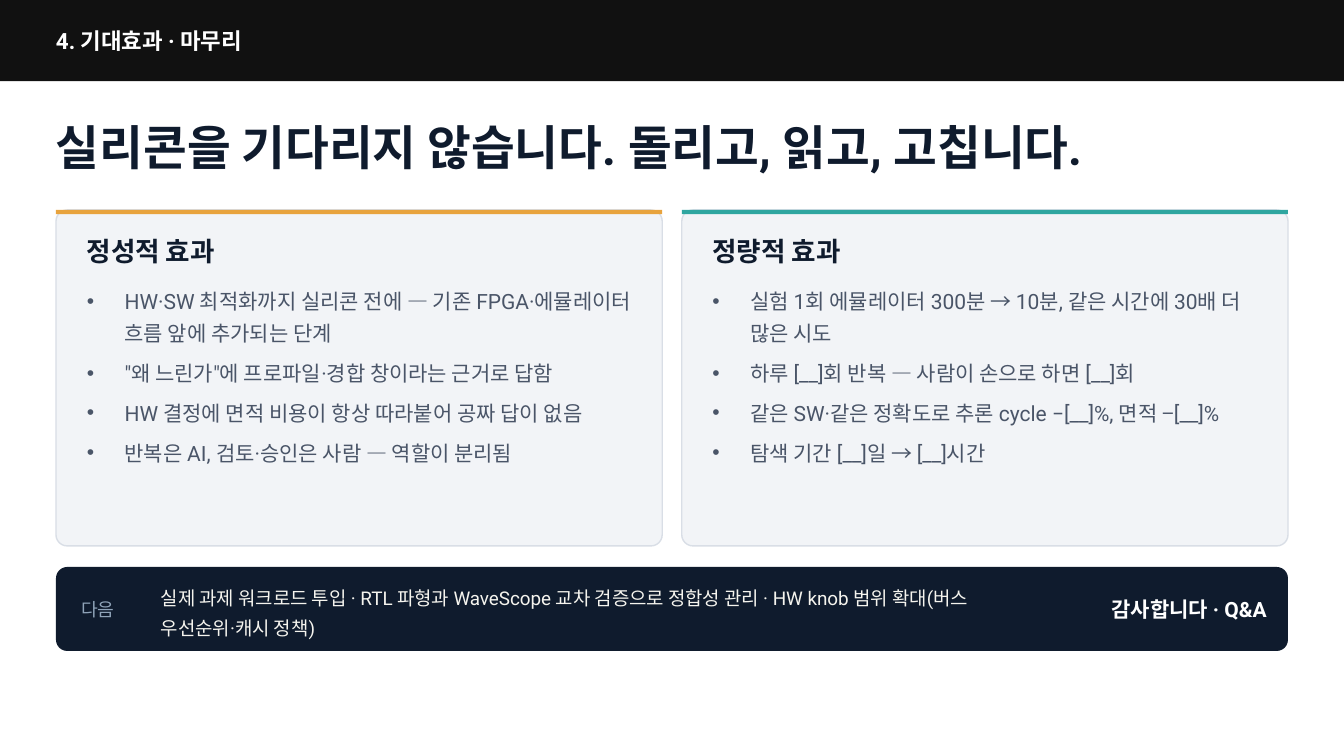
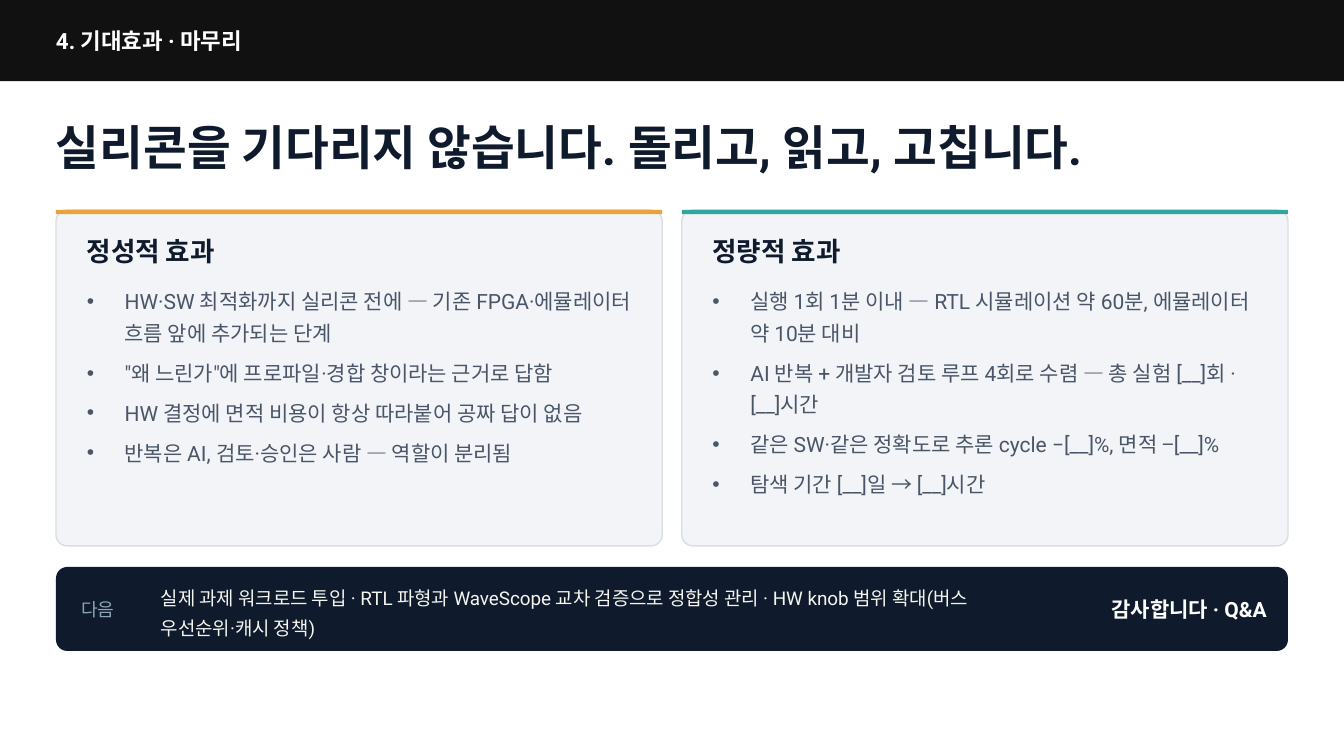
Before and after one commit to tdjung/co_opt_example, a slide deck: slide 11 of docs/presentation/deck_current_fonts.pptx. Drawn at 1344x756 pixels with LibreOffice and Linux fonts; fonts in the diff are those of the drawing. Boxes give left, top, right and bottom in pixels: in the first picture for what was removed or moved away, otherwise in the second. Text is boxed around its words. In the diff, an @@ line names an element or a change of style, - is before the commit and + after.

```diff
--- a/docs/presentation/deck_current_fonts.pptx
+++ b/docs/presentation/deck_current_fonts.pptx
@@ text at (x1=750, y1=291, x2=1250, y2=415): text changed @@
-• 실험 1회 에뮬레이터 300분 → 10분, 같은 시간에 30배 더 많은 시도
-• 하루 [__]회 반복 — 사람이 손으로 하면 [__]회
+• 실행 1회 1분 이내 — RTL 시뮬레이션 약 60분, 에뮬레이터 약 10분 대비
+• AI 반복 + 개발자 검토 루프 4회로 수렴 — 총 실험 [__]회 · [__]시간
```
Also in this commit, not shown: 1 other slide changed, 6 other files.
